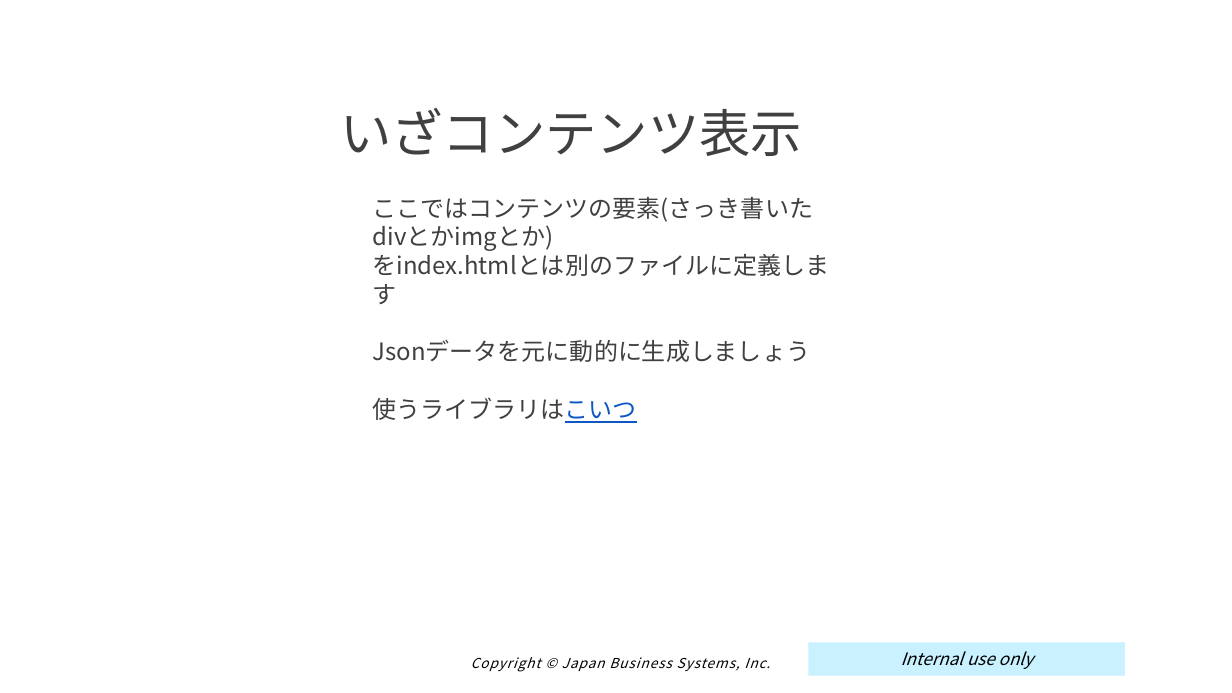
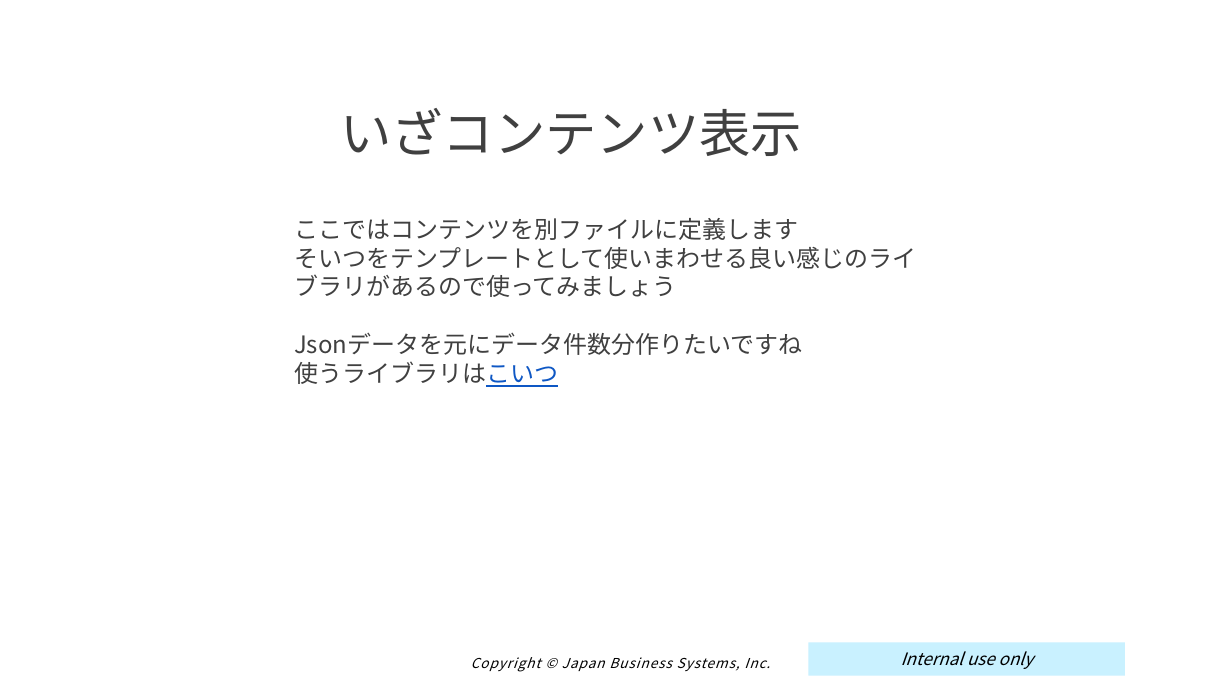
Before and after one commit to muchiyama/cf_training, a slide deck: slide 47 of doc/しりょ.pptx. Drawn at 1232x693 pixels with LibreOffice and Linux fonts; fonts in the diff are those of the drawing; background and template pictures are left out. Boxes give left, top, right and bottom in pixels: in the first picture for what was removed or moved away, otherwise in the second. Text is boxed around its words. In the diff, an @@ line names an element or a change of style, - is before the commit and + after.

```diff
--- a/doc/しりょ.pptx
+++ b/doc/しりょ.pptx
@@ text at (294, 218, 917, 387): text changed @@
-ここではコンテンツの要素(さっき書いたdivとかimgとか)
-をindex.htmlとは別のファイルに定義します
-Jsonデータを元に動的に生成しましょう
-使うライブラリはこいつ
+ここではコンテンツを別ファイルに定義します
+そいつをテンプレートとして使いまわせる良い感じのライブラリがあるので使ってみましょう
+Jsonデータを元にデータ件数分作りたいですね
+使うライブラリはこいつ
```
Also in this commit, not shown: 11 other slides changed, 8 other files.
